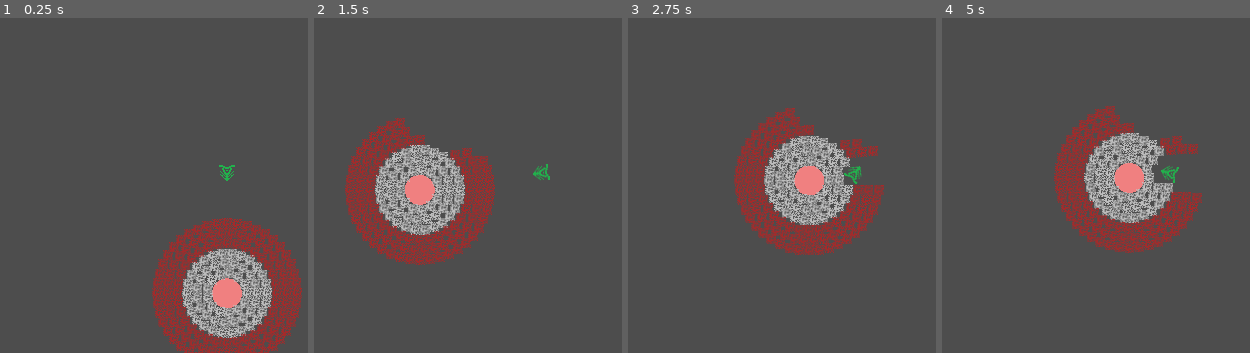
Above: before the commit, frames 1-4 (left to right).
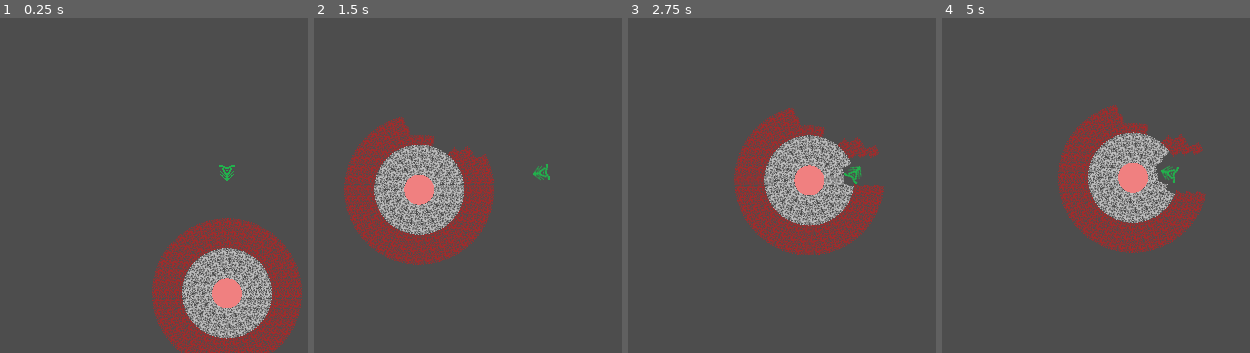
Above: after the commit, the same moments.

Repository: erenliving/UntitledDiggingGame
Game: Godot game, scene res://scenes/main.tscn
Two runs of this game, one before a commit and one after it. Both use one fixed random seed, a clock stepped at 60 frames per second and the inputs below.
Inputs (mouse positions are in pixels of both pictures, inside the frame that each line leads up to):
- Up to frame 1 (0.25 s): no input
- Up to frame 2 (1.5 s): move the mouse to (outside the picture) at 0.52 s; hold Right (ui_right) from 0.53 s (still down); tap Up (ui_up) at 0.77 s; move the mouse to (412, 192) at 1.27 s
- Up to frame 3 (2.75 s): tap Up (ui_up) at 1.52 s; move the mouse to (917, 95) at 2.02 s; release Right (ui_right) at 2.03 s; hold Left (ui_left) from 2.03 s (still down)
- Up to frame 4 (5 s): move the mouse to (1136, 245) at 2.77 s; release Left (ui_left) at 2.78 s; hold Right (ui_right) 2.78-4.28 s; tap Up (ui_up) at 3.02, 3.77, 4.52 s; move the mouse to (outside the picture) at 3.52 s; move the mouse to (975, 118) at 4.27 s; hold Left (ui_left) from 4.28 s (still down)

The runs differ from the first frame. In frame 1, 8.8% of the frame differs, in the area x 49-99%, y 59-100%; in frame 2, 8.6%; in frame 3, 7.5%; in frame 4, 8.8%, in the area x 36-86%, y 25-71%.

Commit message:
Rotate rock sprites to improve planet look

Diff:
--- a/scripts/level_builder.gd
+++ b/scripts/level_builder.gd
@@ -44,4 +44,7 @@
 		var rock = rock_scene.instantiate() as Rock
 		add_child(rock)
 		rock.set_position(center + pos)
+		# Rotate the sprite to have its "bottom" point towards circle center
+		# Makes the circle look a bit better
+		rock.set_rotation(theta - (PI / 2))
 		rock.setRockType(rock_type)
--- a/scripts/level_definitions.gd
+++ b/scripts/level_definitions.gd
@@ -15,7 +15,7 @@
 }
 var level_2 = {
 	core_radius = 50,
-	rock_types = [
+	rock_layers = [
 		Global.RockType.COBALT,
 		Global.RockType.COBALT,
 		Global.RockType.COBALT,
